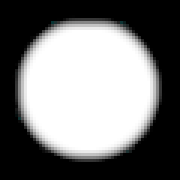
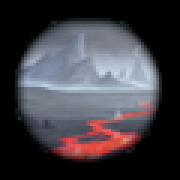
The second 180 x 180 image is a revision of the first. Changes to its layers:
added layer "Layer 3" above "Layer 2" over (x1=15, y1=18, x2=162, y2=162)
added layer "Layer 2" above "Background" over (x1=15, y1=18, x2=162, y2=162)
